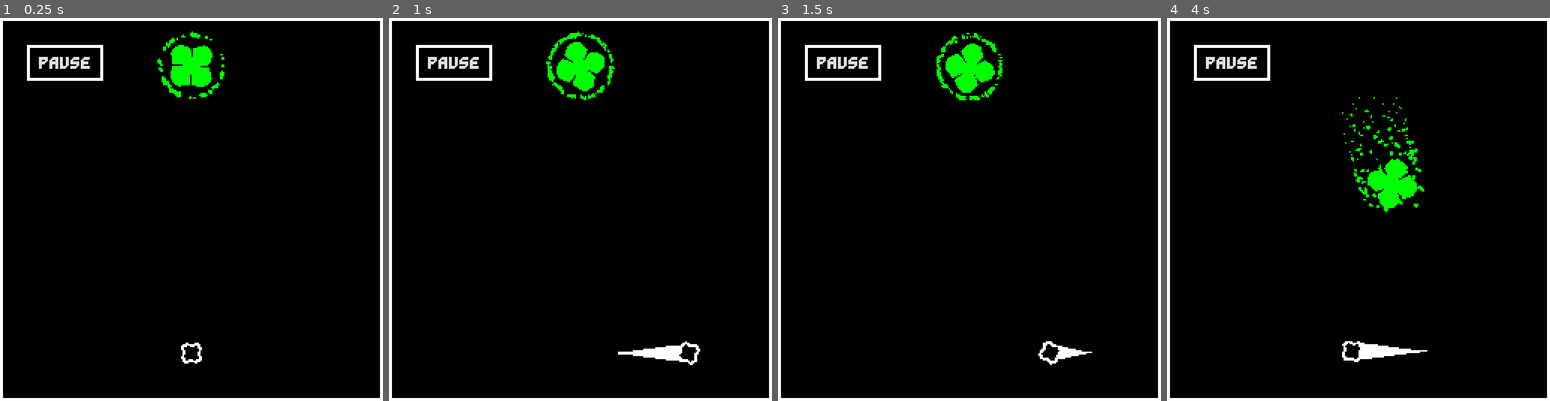
Above: before the commit, frames 1-4 (left to right).
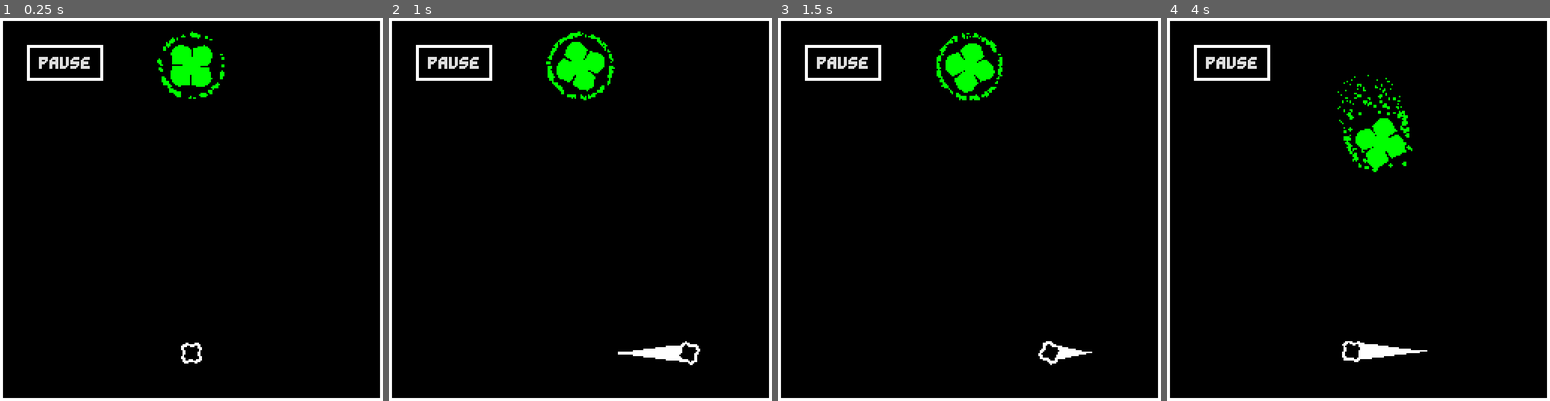
Above: after the commit, the same moments.

Repository: Ayabee527/Wind-Of-Change
Game: Godot game, scene res://bullet_hell/bullethell.tscn
The game is run twice, just before and just after one commit, with the same random seed, the same clock (stepped at 60 frames per second) and the same inputs. This scene is started directly instead of the project's main scene.
Inputs (mouse positions are in pixels of both pictures, inside the frame that each line leads up to):
- Up to frame 1 (0.25 s): no input
- Up to frame 2 (1 s): tap Enter at 0.5 s; move the mouse to (664, 190) at 0.52 s; hold D (move_right) from 0.53 s (still down); tap Backspace at 0.6 s; click (664, 190) at 0.67 s
- Up to frame 3 (1.5 s): release D (move_right) at 1.25 s; drag from (892, 228) to (969, 67) at 1.27 s
- Up to frame 4 (4 s): move the mouse to (1396, 125) at 2.02 s; hold D (move_right) 2.03-2.75 s; tap F at 2.1 s; drag from (1339, 286) to (1477, 351) at 2.77 s; move the mouse to (1473, 266) at 3.52 s; hold A (move_left) from 3.53 s (still down); tap Z at 3.6 s

Frame 1 is identical in both runs. In frame 2, less than 0.1% of the frame differs, in the area x 41-59%, y 3-20%; in frame 3, 0.2%; in frame 4, 2.7%, in the area x 44-68%, y 14-51%.

Commit message:
bullet mode achievements + barrier tweak

Diff:
--- a/game/autoloads/AchievementHandler.gd
+++ b/game/autoloads/AchievementHandler.gd
@@ -112,7 +112,32 @@
 
 	"Help! A Stalker!": {
 		"completed": false,
-		"description": "Evade the goal for 20 seconds!"
+		"description": "Evade the goal for 15 seconds in a bullet-hell run."
+	},
+
+	"It's Trying To Touch Me!": {
+		"completed": false,
+		"description": "Evade the goal for 30 seconds in a bullet-hell run."
+	},
+
+	"Around And Around We Go!": {
+		"completed": false,
+		"description": "Evade the goal for 45 seconds in a bullet-hell run."
+	},
+
+	"Bad Karma!": {
+		"completed": false,
+		"description": "Activate a karma round in a bullet-hell run."
+	},
+
+	"Who Needs Good Karma Anyways!": {
+		"completed": false,
+		"description": "Survive a karma round in a bullet-hell run."
+	},
+
+	"What Goes Around Comes Around!": {
+		"completed": false,
+		"description": "Die to a karma round in a bullet-hell run."
 	},
 
 	"Waste No Time!": {
@@ -123,6 +148,11 @@
 	"Fake Out!": {
 		"completed": false,
 		"description": "Clash with a clone of you 6 times."
+	},
+
+	"Min-Maxing!": {
+		"completed": false,
+		"description": "Last more than 10 minutes in a bullet-hell run."
 	},
 }
 
@@ -137,7 +167,9 @@
 	"Straight Up Ballin!", "Flashing Before My Eyes!", "That One Hurt!",
 	"Bullets, No Brains!", "Slippery Fella!", "Untouchable!",
 	"Bullets No, Brains!", "SO MUCH RED!", "Can't Touch This!",
-	"Help! A Stalker!", "Waste No Time!", "Fake Out!"
+	"Help! A Stalker!", "It's Trying To Touch Me!", "Around And Around We Go!",
+	"Bad Karma!", "Who Needs Good Karma Anyways!", "What Goes Around Comes Around!",
+	"Waste No Time!", "Fake Out!", "Min-Maxing!"
 ]
 
 var ACHIEVEMENT_KEYS: Array
@@ -248,6 +280,8 @@
 		complete("SO MUCH RED!")
 	if bullet_high >= 360:
 		complete("Can't Touch This!")
+	if bullet_high >= 600:
+		complete("Min-Maxing!")
 
 func complete(achievement: String) -> void:
 	if not ACHIEVEMENTS[achievement]["completed"]:
@@ -301,3 +335,5 @@
 		complete("SO MUCH RED!")
 	if bullet_score >= 360:
 		complete("Can't Touch This!")
+	if bullet_score >= 600:
+		complete("Min-Maxing!")
--- a/game/autoloads/Global.gd
+++ b/game/autoloads/Global.gd
@@ -64,8 +64,10 @@
 		if a[0] > b[0]:
 			return true
 		elif a[0] == b[0]:
-			if a[1] > b[1]:
+			if a[1] < b[1]:
 				return true
+			else:
+				return false
 		else:
 			return false
 
--- a/game/autoloads/data_loader.gd
+++ b/game/autoloads/data_loader.gd
@@ -120,11 +120,11 @@
 			var config = ConfigFile.new()
 			config.load(SAVE_PATH)
 
-			config.set_value(USER_NAME, "window_borderless", Global.window_borderless)
-
 			config.set_value(USER_NAME, "game_version", "1.2")
 
 			config.save(SAVE_PATH)
+
+			AchievementHandler.update_achievements()
 
 			upgraded_version = "1.2"
 		CURRENT_GAME_VERSION:
@@ -154,7 +154,6 @@
 		AudioServer.get_bus_index("music")
 	))
 	config.set_value(USER_NAME, "window_movement", Global.window_movement)
-	config.set_value(USER_NAME, "window_borderless", Global.window_borderless)
 	config.set_value(USER_NAME, "endless_highscores", Global.endless_highs)
 	config.set_value(USER_NAME, "bullet_highscores", Global.bullet_highs)
 	config.set_value(USER_NAME, "username", Global.username)
@@ -214,7 +213,6 @@
 	)
 
 	Global.window_movement = config.get_value(USER_NAME, "window_movement")
-	Global.window_borderless = config.get_value(USER_NAME, "window_borderless")
 	Global.mouse_control = config.get_value(USER_NAME, "mouse_control")
 	Global.endless_highs = config.get_value(USER_NAME, "endless_highscores")
 	Global.bullet_highs = config.get_value(USER_NAME, "bullet_highscores")
--- a/game/bullet_hell/bullethell.gd
+++ b/game/bullet_hell/bullethell.gd
@@ -102,8 +102,6 @@
 		window_velocity.y *= bounce_factor
 
 func collect_goal() -> void:
-	goal.mad = false
-	goal.really_mad = false
 	var tween = create_tween()
 	tween.set_ease(Tween.EASE_IN).set_trans(Tween.TRANS_CUBIC)
 	tween.tween_property(
--- a/game/bullet_hell/bullethell.tscn
+++ b/game/bullet_hell/bullethell.tscn
@@ -253,6 +253,17 @@
 fit_content = true
 autowrap_mode = 0
 
+[node name="KARMA" type="RichTextLabel" parent="BGColor/MarginContainer/CenterContainer/VBoxContainer"]
+visible = false
+clip_contents = false
+layout_mode = 2
+theme_override_fonts/normal_font = ExtResource("2_6b54b")
+theme_override_font_sizes/normal_font_size = 16
+bbcode_enabled = true
+text = "[center][wave amp=16 freq=20][rainbow]~ KARMA ~"
+fit_content = true
+autowrap_mode = 0
+
 [node name="VBoxContainer" type="VBoxContainer" parent="BGColor/MarginContainer"]
 layout_mode = 2
 size_flags_vertical = 8
@@ -332,10 +343,12 @@
 friction = 10.0
 speed = 1500.0
 
-[node name="EnemyHandler" type="Node2D" parent="." node_paths=PackedStringArray("enemy_spawner", "projectile_spawner")]
+[node name="EnemyHandler" type="Node2D" parent="." node_paths=PackedStringArray("enemy_spawner", "projectile_spawner", "goal", "karma_label")]
 script = ExtResource("9_xsndm")
 enemy_spawner = NodePath("SpawnerPath/EnemySpawner")
 projectile_spawner = NodePath("ProjectileSpawner")
+goal = NodePath("../BulletHellGoal")
+karma_label = NodePath("../BGColor/MarginContainer/CenterContainer/VBoxContainer/KARMA")
 
 [node name="SpawnerPath" type="Path2D" parent="EnemyHandler"]
 curve = SubResource("Curve2D_kf37y")
@@ -445,6 +458,7 @@
 [node name="OptionsMenu" parent="UI" instance=ExtResource("10_28kbx")]
 visible = false
 
+[connection signal="game_over" from="." to="EnemyHandler" method="_on_bullet_hell_game_over"]
 [connection signal="game_over" from="." to="UI/PauseMenu" method="_on_bullet_hell_game_over"]
 [connection signal="timeout" from="SurviveTimer" to="." method="_on_survive_timer_timeout"]
 [connection signal="timeout" from="StallGrace" to="." method="_on_stall_grace_timeout"]
--- a/game/bullet_hell/enemy_handler.gd
+++ b/game/bullet_hell/enemy_handler.gd
@@ -46,8 +46,11 @@
 
 @export var enemy_spawner: PathFollow2D
 @export var projectile_spawner: Marker2D
+@export var goal: BulletHellGoal
+@export var karma_label: RichTextLabel
 
 var progress: int = 0
+var karma: bool = false
 
 func clear_hazards() -> void:
 	var owies = get_tree().get_nodes_in_group("owies")
@@ -154,7 +157,34 @@
 		get_tree().current_scene.add_child(hazard)
 
 func _on_bullet_hell_goal_collected() -> void:
-	progress += 1
+	if goal.really_mad:
+		if not karma:
+			AchievementHandler.complete("Bad Karma!")
+			progress += 2
+			karma = true
+			karma_label.show()
+
+			print_rich("[wave][color=yellow]Progress: ", progress)
+
+			clear_hazards()
+			spawn_hazards()
+
+			return
+	else:
+		progress += 1
+
+	if karma:
+		progress -= 2
+		karma = false
+		karma_label.hide()
+		AchievementHandler.complete("Who Needs Good Karma Anyways!")
+
+	print_rich("[wave][color=yellow]Progress: ", progress)
 
 	clear_hazards()
 	spawn_hazards()
+
+
+func _on_bullet_hell_game_over() -> void:
+	if karma:
+		AchievementHandler.complete("What Goes Around Comes Around!")
--- a/game/bullet_hell/goal/bullet_hell_goal.gd
+++ b/game/bullet_hell/goal/bullet_hell_goal.gd
@@ -7,7 +7,9 @@
 @export var stun_time: float = 10.0
 
 @export_group("Inner Dependencies")
-@export var evade_timer: Timer
+@export var evade_timer_one: Timer
+@export var evade_timer_two: Timer
+@export var evade_timer_three: Timer
 @export var shape: Polygon2D
 @export var ring: GPUParticles2D
 @export var collision: CollisionShape2D
@@ -38,11 +40,13 @@
 	player = get_tree().get_first_node_in_group("player")
 
 	add_constant_central_force(wind_momma.wind_direction * wind_momma.wind_speed)
-	evade_timer.start()
+	#evade_timer_one.start()
+	#evade_timer_two.start()
+	#evade_timer_three.start()
 
 func _physics_process(delta: float) -> void:
 	if active:
-		magnetize += delta
+		magnetize += delta * 0.65
 
 	magnetize_to_player(delta)
 
@@ -72,9 +76,11 @@
 	if dead:
 		return
 
-	if evade_timer.wait_time - evade_timer.time_left <= 0.25:
+	if evade_timer_one.wait_time - evade_timer_one.time_left <= 0.25:
 		AchievementHandler.complete("Waste No Time!")
-	evade_timer.stop()
+	evade_timer_one.stop()
+	evade_timer_two.stop()
+	evade_timer_three.stop()
 
 	active = false
 	magnetize = 0.0
@@ -85,6 +91,8 @@
 
 	collect_sound.play()
 	collected.emit()
+	mad = false
+	really_mad = false
 
 	var tween = create_tween()
 	tween.set_ease(Tween.EASE_IN_OUT).set_trans(Tween.TRANS_CUBIC)
@@ -105,7 +113,9 @@
 	player_zone_collision.set_deferred("disabled", false)
 	activated.emit()
 	active = true
-	evade_timer.start()
+	evade_timer_one.start()
+	evade_timer_two.start()
+	evade_timer_three.start()
 
 func die() -> void:
 	collision.set_deferred("disabled", true)
@@ -134,5 +144,13 @@
 		)
 
 
-func _on_evade_timer_timeout() -> void:
+func _on_evade_timer_1_timeout() -> void:
 	AchievementHandler.complete("Help! A Stalker!")
+
+
+func _on_evade_timer_2_timeout() -> void:
+	AchievementHandler.complete("It's Trying To Touch Me!")
+
+
+func _on_evade_timer_3_timeout() -> void:
+	AchievementHandler.complete("Around And Around We Go!")
--- a/game/bullet_hell/goal/bullet_hell_goal.tscn
+++ b/game/bullet_hell/goal/bullet_hell_goal.tscn
@@ -4,7 +4,7 @@
 [ext_resource type="Texture2D" uid="uid://dmmadcrn8ay1x" path="res://assets/textures/circle-filled.png" id="1_tv4ga"]
 [ext_resource type="AudioStream" uid="uid://bu3x6qlggbhka" path="res://assets/sounds/wewewewe.wav" id="3_b4x47"]
 [ext_resource type="AudioStream" uid="uid://d0i67nhh1aq0o" path="res://assets/sounds/3up.wav" id="4_qq36h"]
-[ext_resource type="AudioStream" uid="uid://b82ilmqxmlcla" path="res://assets/sounds/1up.wav" id="5_nbl15"]
+[ext_resource type="AudioStream" uid="uid://beh8xlwqswov8" path="res://assets/sounds/excited.wav" id="5_pb20t"]
 
 [sub_resource type="PhysicsMaterial" id="PhysicsMaterial_hkmxs"]
 rough = true
@@ -58,10 +58,10 @@
 [sub_resource type="AudioStreamRandomizer" id="AudioStreamRandomizer_otihg"]
 random_pitch = 1.15
 streams_count = 1
-stream_0/stream = ExtResource("5_nbl15")
+stream_0/stream = ExtResource("5_pb20t")
 stream_0/weight = 1.0
 
-[node name="BulletHellGoal" type="RigidBody2D" node_paths=PackedStringArray("evade_timer", "shape", "ring", "collision", "player_zone_collision", "collect_sound", "ready_sound", "mad_sound", "really_mad_sound")]
+[node name="BulletHellGoal" type="RigidBody2D" node_paths=PackedStringArray("evade_timer_one", "evade_timer_two", "evade_timer_three", "shape", "ring", "collision", "player_zone_collision", "collect_sound", "ready_sound", "mad_sound", "really_mad_sound")]
 collision_layer = 16
 collision_mask = 5
 physics_material_override = SubResource("PhysicsMaterial_hkmxs")
@@ -70,7 +70,9 @@
 contact_monitor = true
 constant_torque = 200.0
 script = ExtResource("1_6swtt")
-evade_timer = NodePath("EvadeTimer")
+evade_timer_one = NodePath("EvadeTimer1")
+evade_timer_two = NodePath("EvadeTimer2")
+evade_timer_three = NodePath("EvadeTimer3")
 shape = NodePath("Shape")
 ring = NodePath("Ring")
 collision = NodePath("CollisionShape2D")
@@ -117,10 +119,20 @@
 pitch_scale = 0.15
 bus = &"sfx"
 
-[node name="EvadeTimer" type="Timer" parent="."]
-wait_time = 20.0
+[node name="EvadeTimer1" type="Timer" parent="."]
+wait_time = 15.0
+one_shot = true
+
+[node name="EvadeTimer2" type="Timer" parent="."]
+wait_time = 30.0
+one_shot = true
+
+[node name="EvadeTimer3" type="Timer" parent="."]
+wait_time = 45.0
 one_shot = true
 
 [connection signal="area_entered" from="PlayerZone" to="." method="_on_player_zone_area_entered"]
 [connection signal="body_entered" from="PlayerZone" to="." method="_on_player_zone_body_entered"]
-[connection signal="timeout" from="EvadeTimer" to="." method="_on_evade_timer_timeout"]
+[connection signal="timeout" from="EvadeTimer1" to="." method="_on_evade_timer_1_timeout"]
+[connection signal="timeout" from="EvadeTimer2" to="." method="_on_evade_timer_2_timeout"]
+[connection signal="timeout" from="EvadeTimer3" to="." method="_on_evade_timer_3_timeout"]
--- a/game/goal/hazards/barrier/barrier.gd
+++ b/game/goal/hazards/barrier/barrier.gd
@@ -1,4 +1,6 @@
 extends RigidBody2D
+
+@export var follow_speed: float = 1000.0
 
 @export var shape: Node2D
 @export var trail: Trail
@@ -12,15 +14,26 @@
 
 var wind_momma: WindMomma
 
+var player: Player
+
 func _ready() -> void:
+	player = get_tree().get_first_node_in_group("player")
+
 	wind_momma = get_tree().get_first_node_in_group("wind_momma")
 	wind_momma.wind_updated.connect(update_wind)
 
 	add_constant_central_force(wind_momma.wind_direction * wind_momma.wind_speed)
 
-	angular_velocity = randf_range(-TAU * 2.0, TAU * 2.0)
+	global_rotation = TAU * randf()
 
 	freeze_timer.start()
+
+func _physics_process(delta: float) -> void:
+	var dir_to_player := global_position.direction_to(player.global_position)
+
+	apply_central_force(
+		dir_to_player * follow_speed
+	)
 
 func die() -> void:
 	barrier_collision.set_deferred("disabled", true)
--- a/game/goal/hazards/barrier/barrier.tscn
+++ b/game/goal/hazards/barrier/barrier.tscn
@@ -44,6 +44,7 @@
 mass = 5.0
 physics_material_override = SubResource("PhysicsMaterial_oafr4")
 gravity_scale = 0.0
+lock_rotation = true
 max_contacts_reported = 4
 contact_monitor = true
 script = ExtResource("1_yl5kw")
Not shown, changed: game/kanban_tasks_data.kanban
